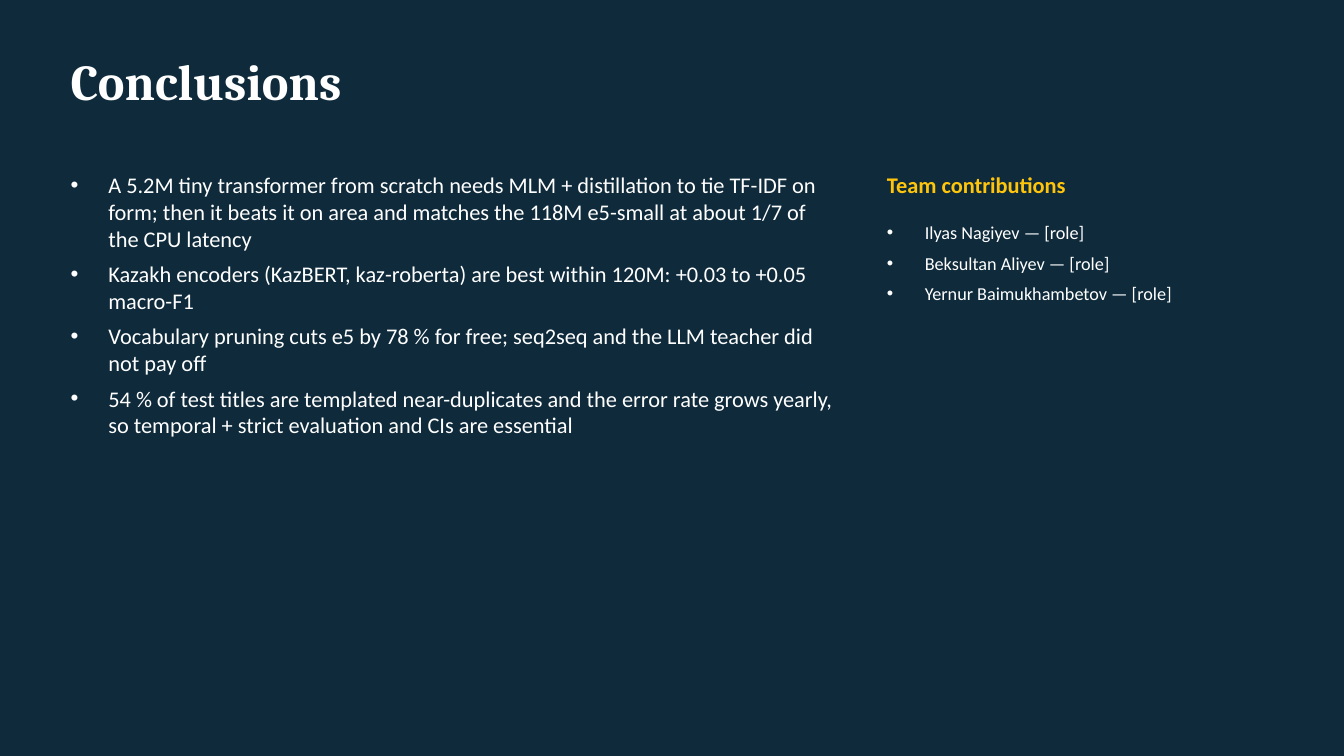
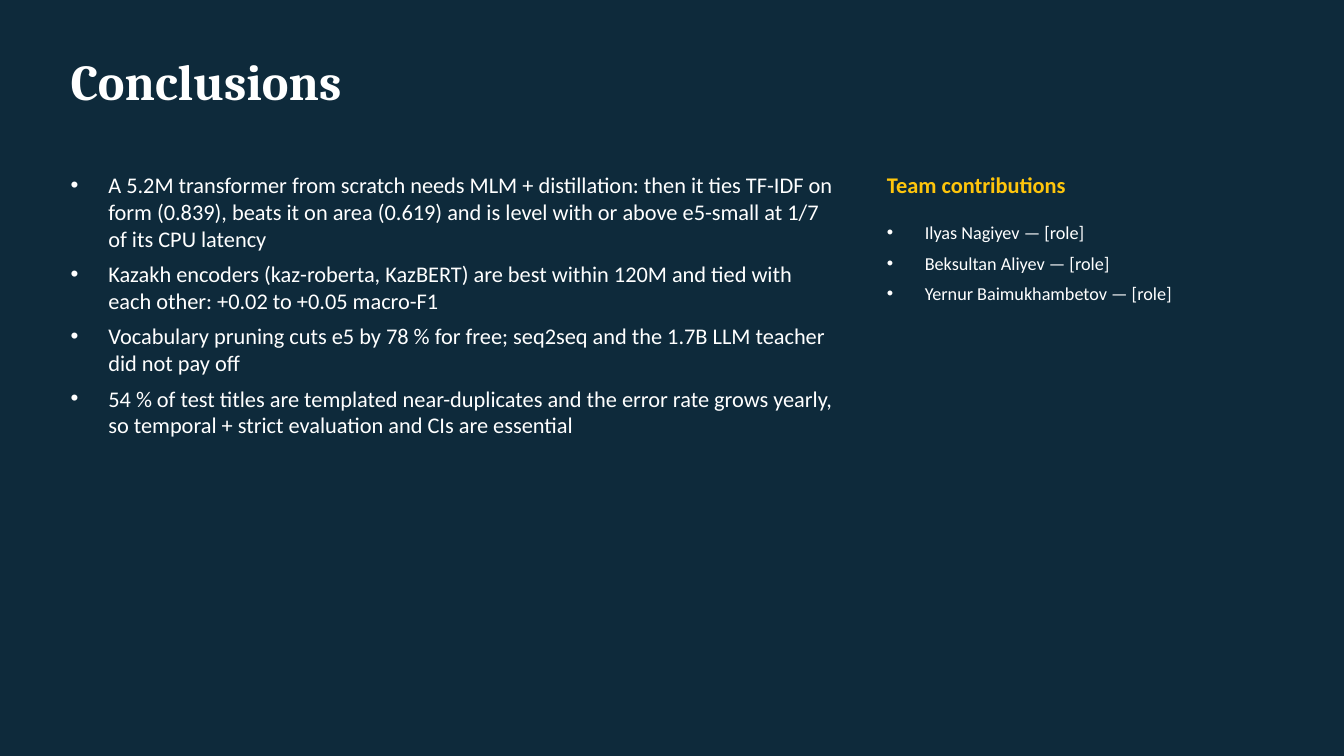
Before and after one commit to Na-Ilyas/Kazakh_legal_acts_classification, a slide deck: slide 15 of reports/presentation.pptx. Drawn at 1344x756 pixels with LibreOffice and Linux fonts; fonts in the diff are those of the drawing. Boxes give left, top, right and bottom in pixels: in the first picture for what was removed or moved away, otherwise in the second. Text is boxed around its words. In the diff, an @@ line names an element or a change of style, - is before the commit and + after.

Commit message:
Final results: two-teacher distilled tiny model, KazBERT, review round 3 fixes, report/deck/README refresh

```diff
--- a/reports/presentation.pptx
+++ b/reports/presentation.pptx
@@ text at (108, 177, 833, 375): text changed @@
-• A 5.2M tiny transformer from scratch needs MLM + distillation to tie TF-IDF on form; then it beats it on area and matches the 118M e5-small at about 1/7 of the CPU latency
-• Kazakh encoders (KazBERT, kaz-roberta) are best within 120M: +0.03 to +0.05 macro-F1
-• Vocabulary pruning cuts e5 by 78 % for free; seq2seq and the LLM teacher did not pay off
+• A 5.2M transformer from scratch needs MLM + distillation: then it ties TF-IDF on form (0.839), beats it on area (0.619) and is level with or above e5-small at 1/7 of its CPU latency
+• Kazakh encoders (kaz-roberta, KazBERT) are best within 120M and tied with each other: +0.02 to +0.05 macro-F1
+• Vocabulary pruning cuts e5 by 78 % for free; seq2seq and the 1.7B LLM teacher did not pay off
```
Also in this commit, not shown: 5 other slides changed, 39 other files.
